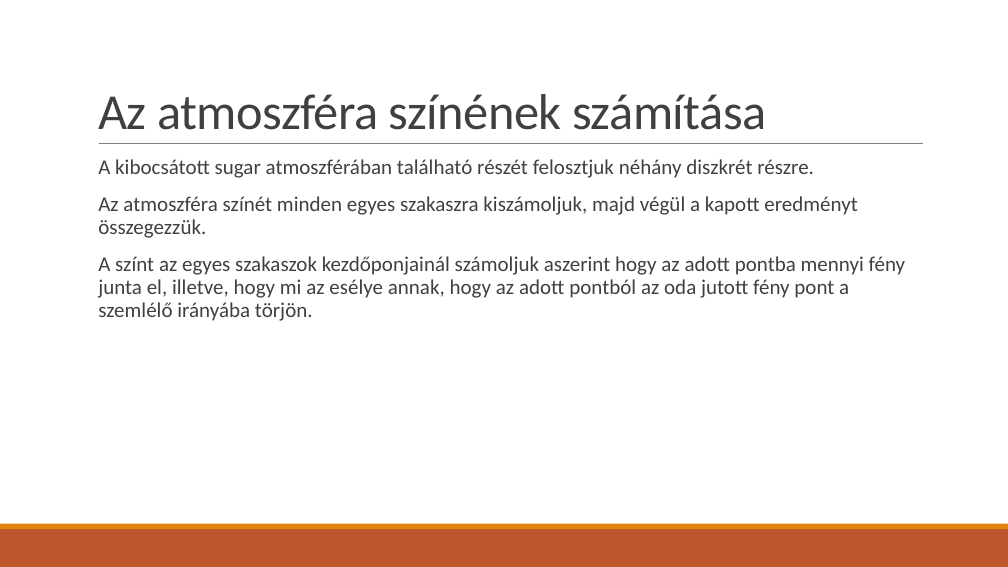
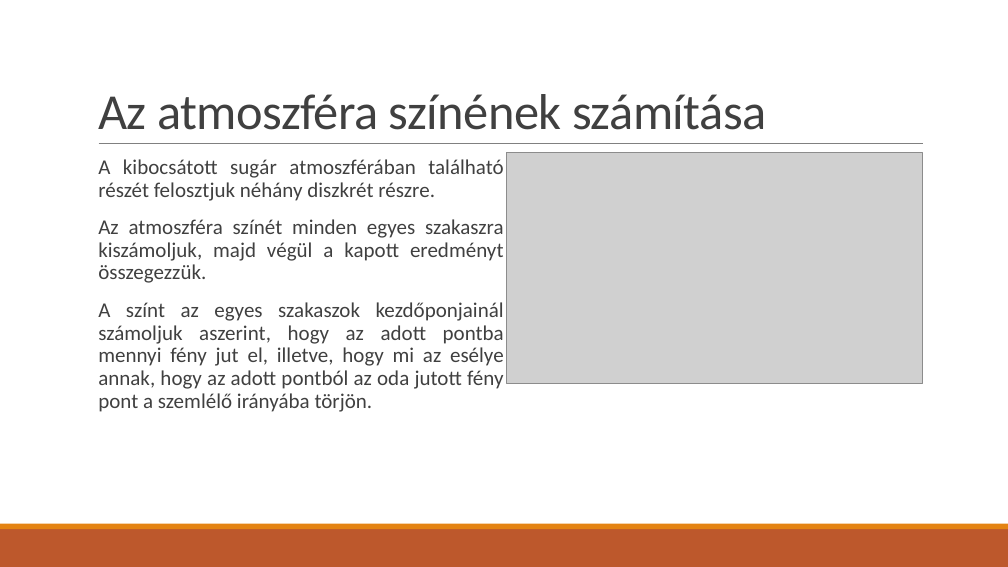
Before and after one commit to TheFlyingPiano99/AtmosphereSimulation, a slide deck: slide 9 of Docs/ppt/Atmoszféra szimuláció.pptx. Drawn at 1008x567 pixels with LibreOffice and Linux fonts; fonts in the diff are those of the drawing; grey boxes stand for pictures. Boxes give left, top, right and bottom in pixels: in the first picture for what was removed or moved away, otherwise in the second. Text is boxed around its words. In the diff, an @@ line names an element or a change of style, - is before the commit and + after.

```diff
--- a/Docs/ppt/Atmoszféra szimuláció.pptx
+++ b/Docs/ppt/Atmoszféra szimuláció.pptx
@@ text at [98,159,503,201]: text changed @@
-  A kibocsátott sugar atmoszférában található részét felosztjuk néhány diszkrét részre.
+  A kibocsátott sugár atmoszférában található részét felosztjuk néhány diszkrét részre.
@@ picture added at [507,153,923,383] @@
@@ text at [98,219,504,283]: alignment left to justified @@
@@ text at [98,302,504,412]: text changed @@
-  A színt az egyes szakaszok kezdőponjainál számoljuk aszerint hogy az adott pontba mennyi fény junta el, illetve, hogy mi az esélye annak, hogy az adott pontból az oda jutott fény pont a szemlélő irányába törjön.
+  A színt az egyes szakaszok kezdőponjainál számoljuk aszerint, hogy az adott pontba mennyi fény jut el, illetve, hogy mi az esélye annak, hogy az adott pontból az oda jutott fény pont a szemlélő irányába törjön.
```
Also in this commit, not shown: 8 other slides changed, 1 slide added, 4 other files.
